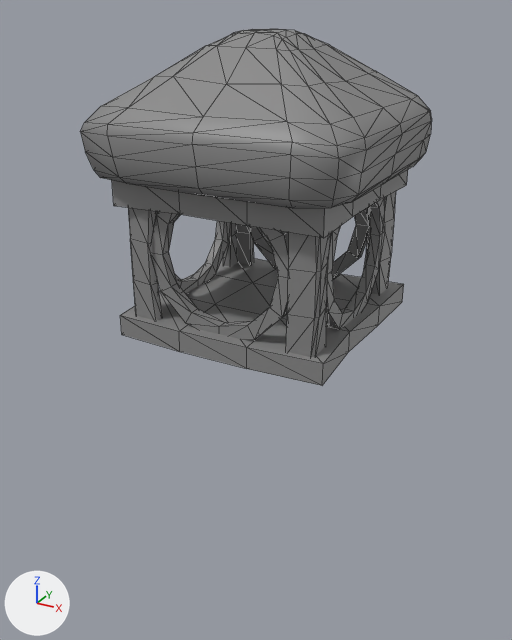
One commit to the glTF model decorations/lantern/lantern.glb: the scene before it, then after it.
Camera for both pictures: a camera (50 mm lens) standing at (0.655, -1.242, 1.05) and looking at (-0.011, -0.031, 0.445). Lighting does not change. The marker at lower left points along +X, +Y and +Z. Mesh edges are drawn as thin lines. Where no turn or scale is listed for an object, it has been applied to the vertices.

The older version as bpy lines, for what is in view:
```python
me_cube_001 = bpy.data.meshes.new('Cube.001')
me_cube_001.from_pydata(...)  # 32 vertices, 60 faces; spans x -0.224..0.216, y -0.216..0.226, z -0.045..0.045
me_cube_001.materials.append(mat_mat_wood)  # grey #898989
me_cube_006 = bpy.data.meshes.new('Cube.006')
me_cube_006.from_pydata(...)  # 162 vertices, 320 faces; spans x -0.263..0.266, y -0.267..0.268, z -0.091..0.167
me_cube_006.materials.append(mat_mat_rock_top)  # grey #898989
me_cylinder = bpy.data.meshes.new('Cylinder')
me_cylinder.from_pydata(...)  # 192 vertices, 384 faces; spans x -0.196..0.196, y -0.196..0.196, z -0.154..0.154
me_cylinder.materials.append(mat_mat_wood)  # grey #898989
ob_cube_001 = bpy.data.objects.new('Cube.001', me_cube_001)
ob_cube_001.location = (0.0, 0.0, 0.754)
ob_cylinder_002 = bpy.data.objects.new('Cylinder.002', me_cylinder)
ob_cylinder_002.location = (0.0, 0.0, 0.62)
ob_cylinder_002.rotation_euler = (0.0, 0.0, -3.142)  # degrees (0, 0, -180)
ob_rocktop_002 = bpy.data.objects.new('RockTop.002', me_cube_006)
ob_rocktop_002.location = (0.0, 0.0, 0.848)
# also in view: 'Cube.002' at (0.0, 0.0, 0.599); 'Cube.003' at (-0.006, 0.006, 0.459)
```
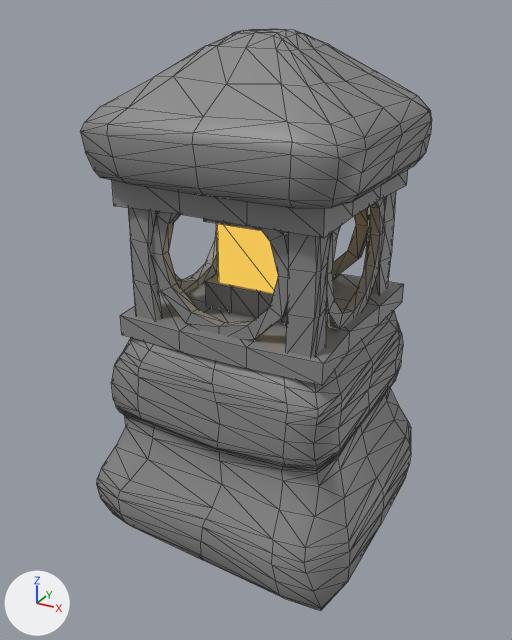
Patch to the scene script:
```diff
--- a/decorations/lantern/lantern.glb.py
+++ b/decorations/lantern/lantern.glb.py
@@ mat_mat_emission @@
+mat_mat_emission = principled_material('mat_emission')
+mat_mat_emission.base_color = (0.0, 0.0, 0.0)  # black #000000
+mat_mat_emission.metallic = 1.0
+mat_mat_emission.roughness = 1.0
+mat_mat_emission.emission_color = (0.886, 0.561, 0.0902)  # yellow #f2c555
+mat_mat_emission.emission_strength = 1.0
@@ mat_mat_rock_base @@
+mat_mat_rock_base = principled_material('mat_rock_base')
+mat_mat_rock_base.base_color = (0.25, 0.25, 0.25)  # grey #898989
@@ me_cube_010 @@
+me_cube_010.from_pydata(...)  # 32 vertices, 60 faces; spans x -0.098..0.097, y -0.096..0.097, z -0.032..0.032
+me_cube_010.materials.append(mat_mat_wood)  # grey #898989
@@ me_cube_009 @@
+me_cube_009.from_pydata(...)  # 32 vertices, 60 faces; spans x -0.098..0.097, y -0.096..0.097, z -0.015..0.015
+me_cube_009.materials.append(mat_mat_wood)  # grey #898989
@@ me_cube_008 @@
+me_cube_008.from_pydata(...)  # 24 vertices, 44 faces; spans x -0.08..0.08, y -0.08..0.08, z -0.082..0.082
+me_cube_008.materials.append(mat_mat_emission)  # black #000000
@@ me_cube_007 @@
+me_cube_007.from_pydata(...)  # 354 vertices, 704 faces; spans x -0.296..0.289, y -0.297..0.295, z -0.221..0.263
+me_cube_007.materials.append(mat_mat_rock_base)  # grey #898989
@@ ob_cube_005 @@
+ob_cube_005 = bpy.data.objects.new('Cube.005', me_cube_010)
+ob_cube_005.location = (-0.005, 0.005, 0.504)
@@ ob_cube_004 @@
+ob_cube_004 = bpy.data.objects.new('Cube.004', me_cube_009)
+ob_cube_004.location = (-0.005, 0.005, 0.678)
@@ ob_cube @@
+ob_cube = bpy.data.objects.new('Cube', me_cube_008)
+ob_cube.location = (0.0, 0.0, 0.6)
@@ ob_rockbase @@
+ob_rockbase = bpy.data.objects.new('RockBase', me_cube_007)
+ob_rockbase.location = (-0.001, 0.0, 0.198)
```

Boxes [x1, y1, x2, y2] around the edits, measured in the pictures (512 x 640 px):
'RockBase', added
    after: [97, 310, 411, 611]
'Cube', added
    after: [216, 223, 278, 293]
'Cube.005', added
    after: [205, 274, 287, 323]
'Cube.004', added
    after: [204, 218, 262, 231]
